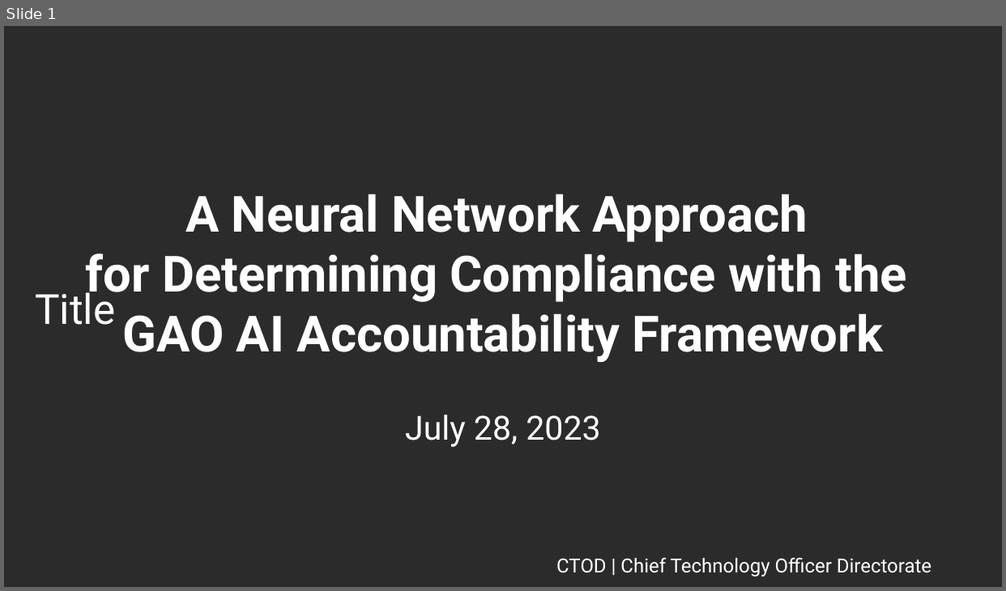
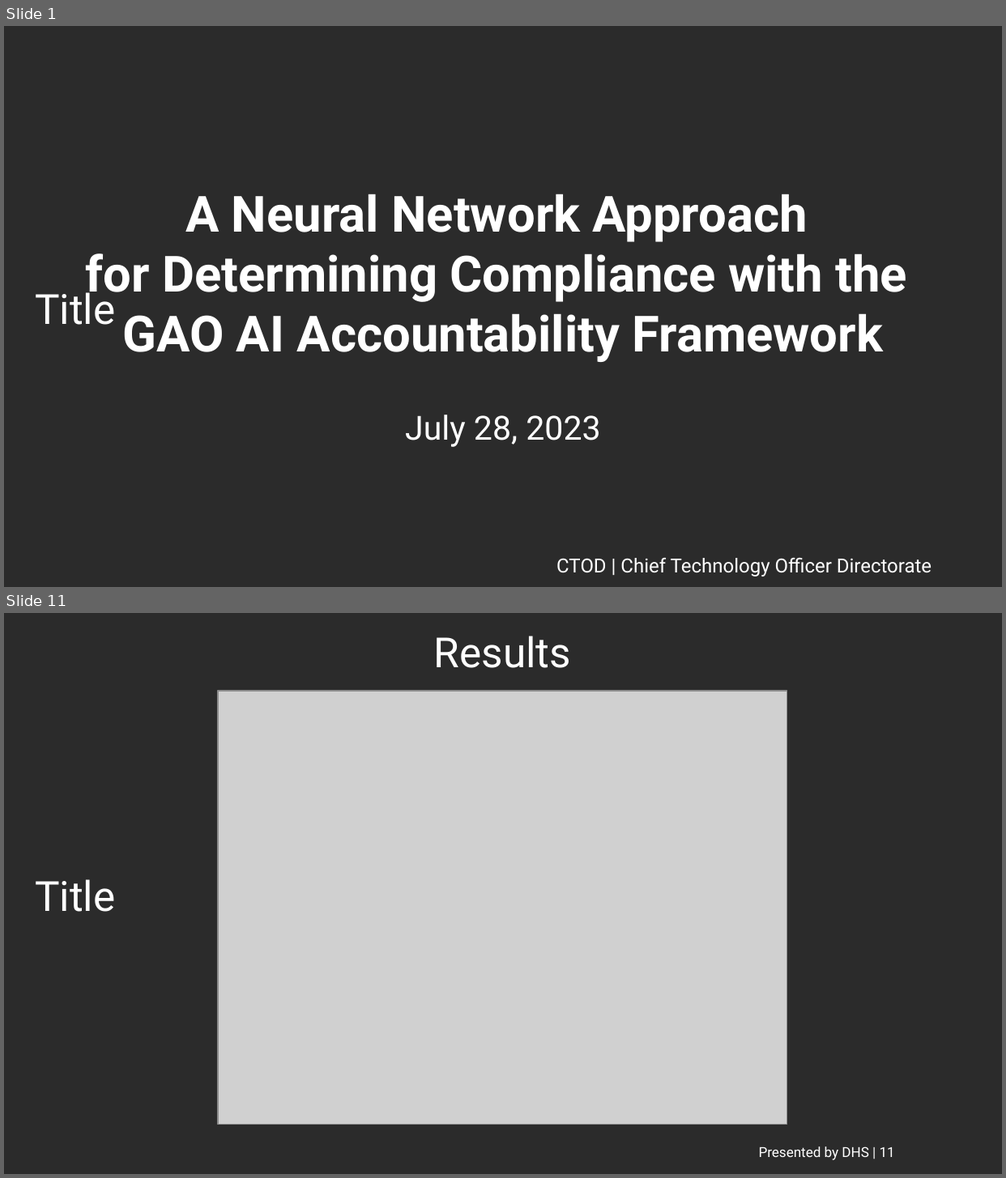
Before and after one commit to ethanmoscot/gao-ai, a slide deck: doc/gao_ai_proposal.pptx. Shown one above the other, each under a label of ours: slide 1 before the commit, slides 1 and 11 after it; the slides between them are not shown. The pictures are 1006x591 and 1006x1178 pixels, drawn with LibreOffice and Linux fonts; fonts in the diff are those of the drawing; grey boxes stand for pictures; background and template pictures are left out; a plain dark background stands for a picture behind light text. Boxes give left, top, right and bottom in pixels: in the first picture for what was removed or moved away, otherwise in the second. Text is boxed around its words. In the diff, an @@ line names an element or a change of style, - is before the commit and + after.

```diff
--- a/doc/gao_ai_proposal.pptx
+++ b/doc/gao_ai_proposal.pptx
@@ slide 11 added at (4,613,1002,1174), background picture (left out); not listed: 1 template element that a slide beside it also shows @@
@@ title added at (434,636,571,668), 30 pt, text #FFFFFF @@
+Results
@@ picture added at (218,691,786,1125) @@
@@ text added at (759,1147,895,1161), 10 pt, text #FFFFFF @@
+Presented by DHS | 11
```
Also in this commit, not shown: 4 slides changed, 6 other slides added, 3 slides removed, 4 other files.
